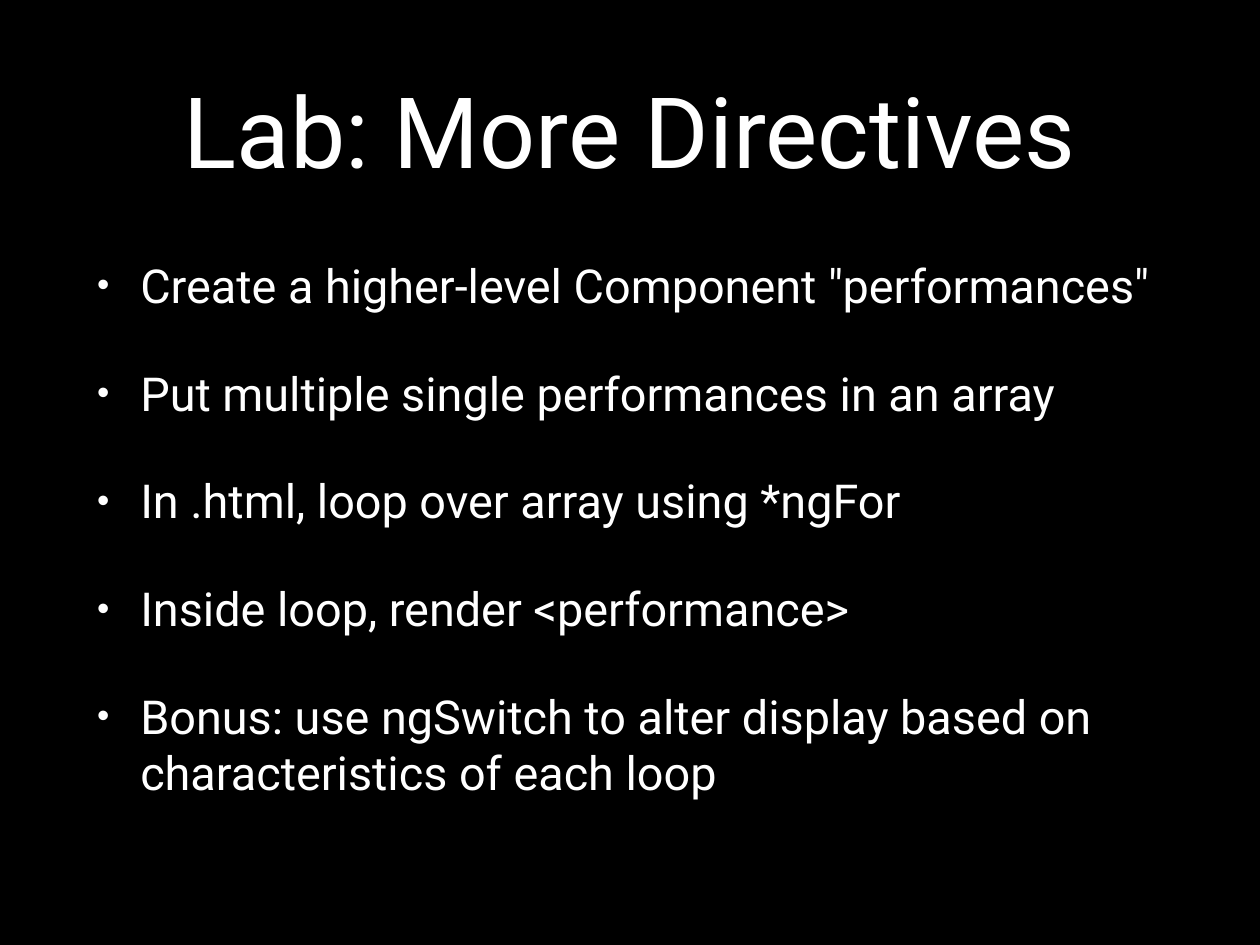
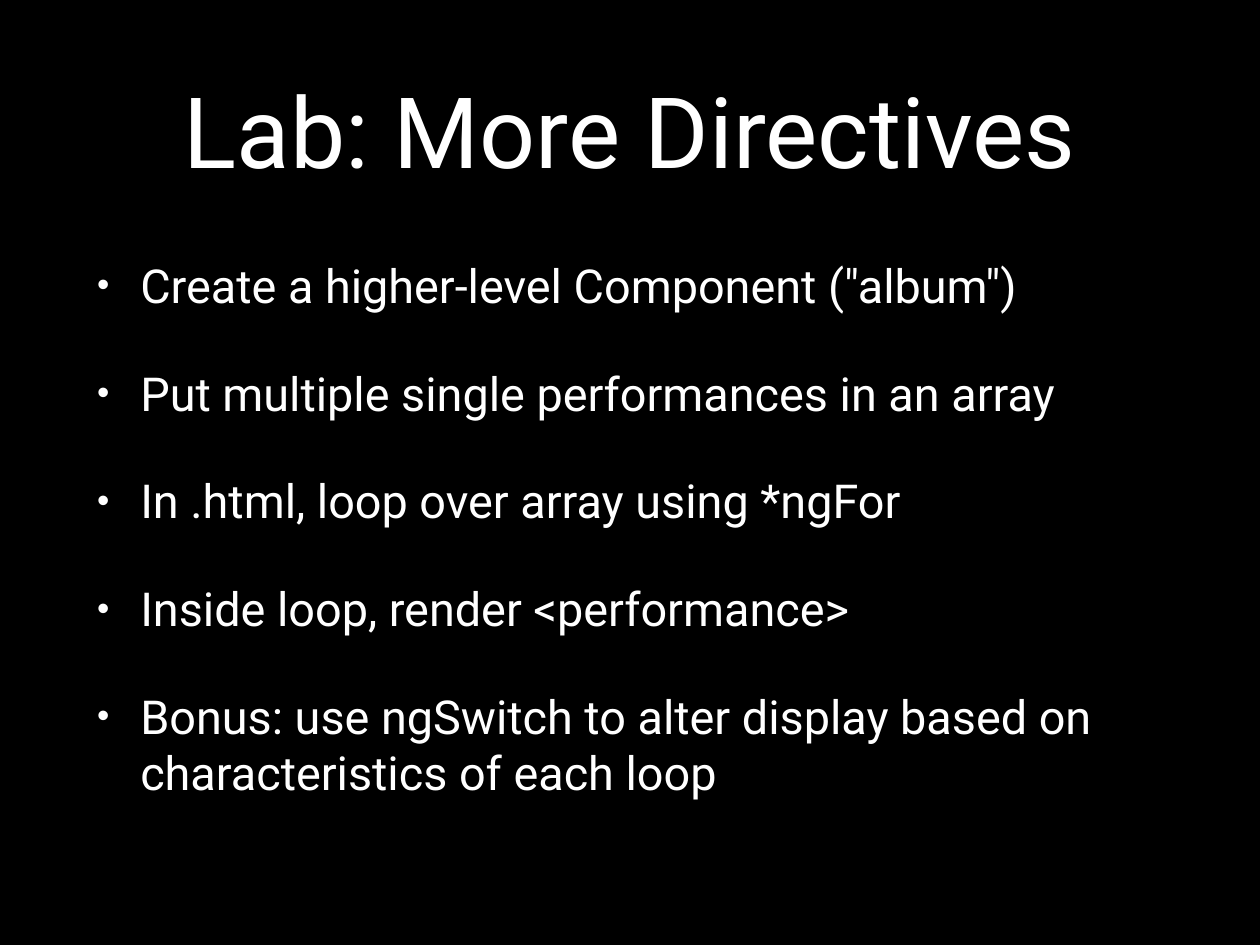
Before and after one commit to eliasjames/training-angular, a slide deck: slide 13 of slides/2.0/Angular 2.0 Slides Day 3.pptx. Drawn at 1260x945 pixels with LibreOffice and Linux fonts; fonts in the diff are those of the drawing. Boxes give left, top, right and bottom in pixels: in the first picture for what was removed or moved away, otherwise in the second. Text is boxed around its words. In the diff, an @@ line names an element or a change of style, - is before the commit and + after.

```diff
--- a/slides/2.0/Angular 2.0 Slides Day 3.pptx
+++ b/slides/2.0/Angular 2.0 Slides Day 3.pptx
@@ text at [140, 265, 1017, 314]: text changed @@
-• Create a higher-level Component "performances"
+• Create a higher-level Component ("album")
```
Also in this commit, not shown: 4 slides added, 7 other files.
